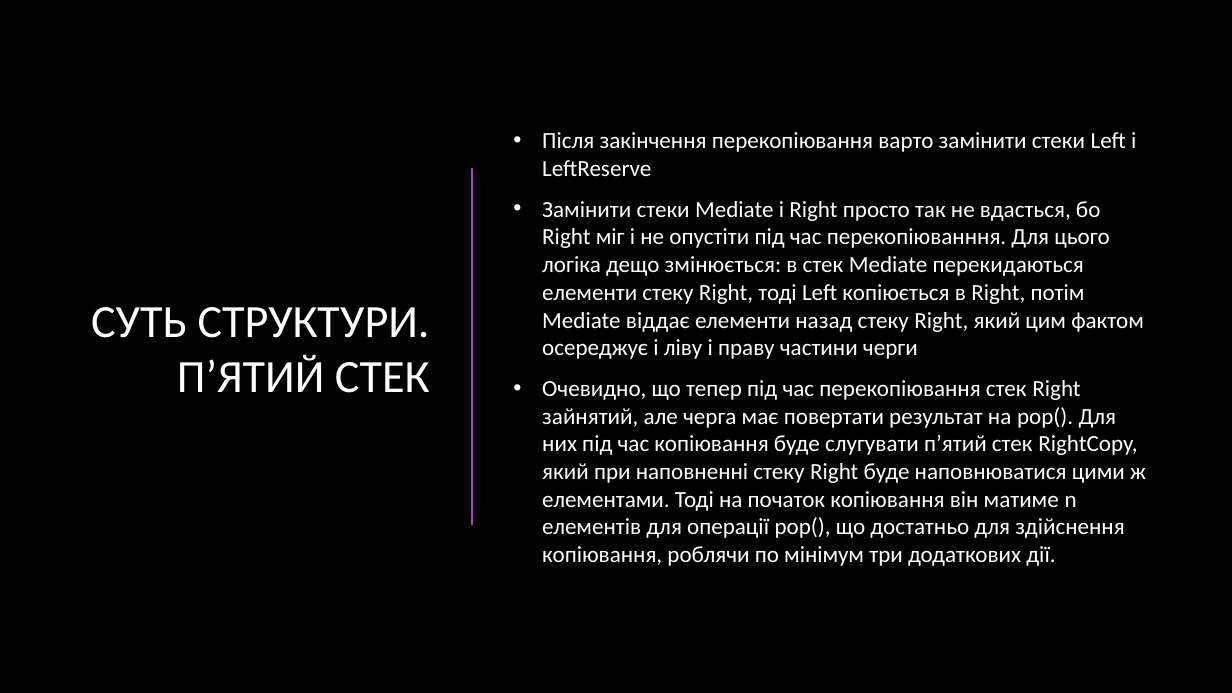
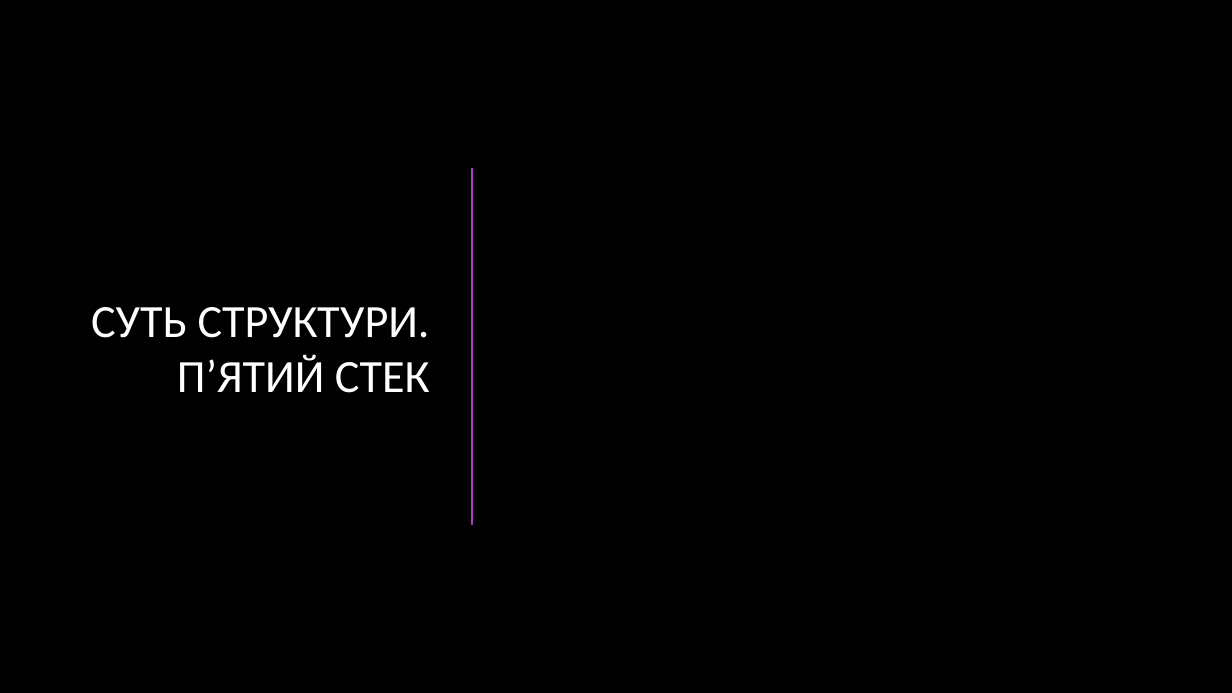
Before and after one commit to Tivikrat/algo-17-project, a slide deck: slide 7 of Presentation/Черга за O(1) на шести стеках.pptx. Drawn at 1232x693 pixels with LibreOffice and Linux fonts; fonts in the diff are those of the drawing; grey boxes stand for pictures; background and template pictures are left out. Boxes give left, top, right and bottom in pixels: in the first picture for what was removed or moved away, otherwise in the second. Text is boxed around its words. In the diff, an @@ line names an element or a change of style, - is before the commit and + after.

```diff
--- a/Presentation/Черга за O(1) на шести стеках.pptx
+++ b/Presentation/Черга за O(1) на шести стеках.pptx
@@ text removed at (x1=542, y1=132, x2=1146, y2=566) @@
-• Після закінчення перекопіювання варто замінити стеки Left і LeftReserve
-• Замінити стеки Mediate і Right просто так не вдасться, бо Right міг і не опустіти під час перекопіюванння. Для цього логіка дещо змінюється: в стек Mediate перекидаються елементи стеку Right, тоді Left копіюється в Right, потім Mediate віддає елементи назад стеку Right, який цим фактом осереджує і ліву і праву частини черги
-• Очевидно, що тепер під час перекопіювання стек Right зайнятий, але черга має повертати результат на pop(). Для них під час копіювання буде слугувати п’ятий стек RightCopy, який при наповненні стеку Right буде наповнюватися цими ж елементами. Тоді на початок копіювання він матиме n елементів для операції pop(), що достатньо для здійснення копіювання, роблячи по мінімум три додаткових дії.
```
Also in this commit, not shown: 8 other slides changed, 1 slide added.
